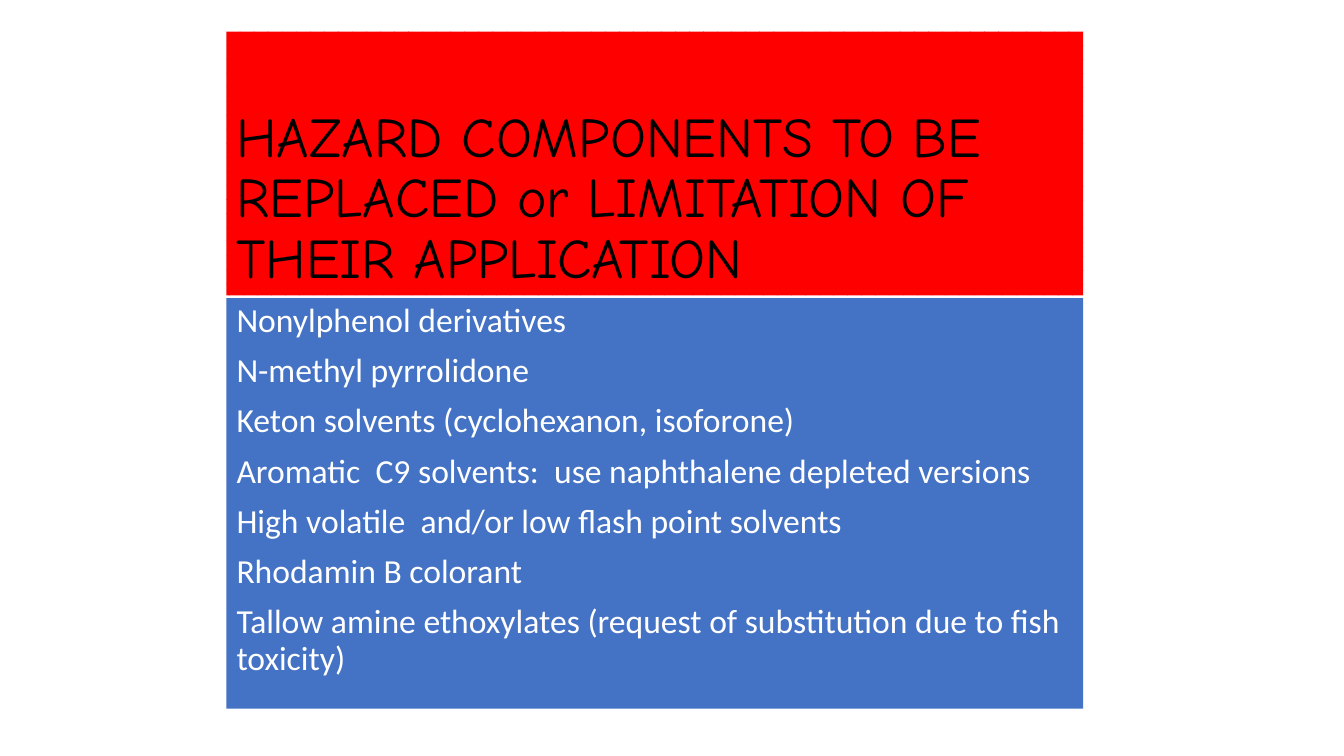
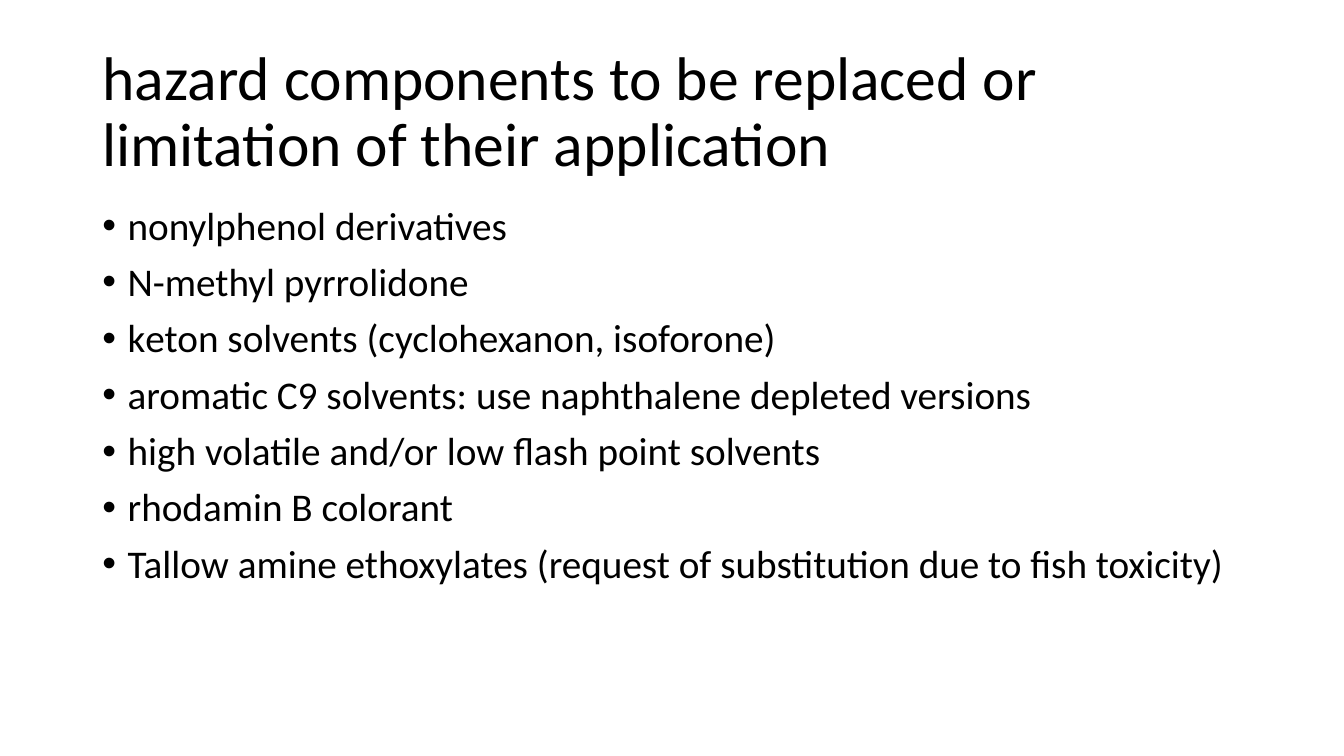
Before and after one commit to LilianaBohus/chemistry-presenations, a slide deck: slide 8 of formulations-and-surfactants.pptx (slide 7 before the commit). Drawn at 1344x756 pixels with LibreOffice and Linux fonts; fonts in the diff are those of the drawing. Boxes give left, top, right and bottom in pixels: in the first picture for what was removed or moved away, otherwise in the second. Text is boxed around its words. In the diff, an @@ line names an element or a change of style, - is before the commit and + after.

```diff
--- a/formulations-and-surfactants.pptx
+++ b/formulations-and-surfactants.pptx
@@ title "hazard components to be replaced ...": place and size @@
-title "hazard components to be replaced ..." at (227,31,1084,295)
+title "hazard components to be replaced ..." at (102,57,1037,176)
@@ title "hazard components to be replaced ..." at (102,57,1037,176): vertical alignment bottom to middle; fill pattern #FF0000 on #FF0000 to none @@
@@ title at (102,57,1037,176): text changed; size 40 to 44 pt; font Comic Neue to Calibri @@
-HAZARD COMPONENTS TO BE REPLACED or LIMITATION OF THEIR APPLICATION
+hazard components to be replaced or limitation of their application
@@ text "nonylphenol derivatives": place and size @@
-text "nonylphenol derivatives" at (227,298,1084,709)
+text "nonylphenol derivatives" at (128,212,1223,585)
@@ text "nonylphenol derivatives" at (128,212,1223,585): fill #4472C4 to none @@
@@ text at (128,212,507,247): text changed; size 24 to 28 pt; text colour #FFFFFF to #000000 @@
-Nonylphenol derivatives
+• nonylphenol derivatives
@@ text at (128,268,1223,585): size 24 to 28 pt, text colour #FFFFFF to #000000 in "N-methyl pyrrolidone", "Tallow amine ethoxylates (request of substitution due ..."; bullet none to • @@
@@ text at (128,323,1031,522): text changed; size 24 to 28 pt; text colour #FFFFFF to #000000 @@
-Keton solvents (cyclohexanon, isoforone)
-Aromatic C9 solvents: use naphthalene depleted versions
-High volatile and/or low flash point solvents
-Rhodamin B colorant
+• keton solvents (cyclohexanon, isoforone)
+• aromatic C9 solvents: use naphthalene depleted versions
+• high volatile and/or low flash point solvents
+• rhodamin B colorant
```
Also in this commit, not shown: 9 other slides changed, 1 slide added.
